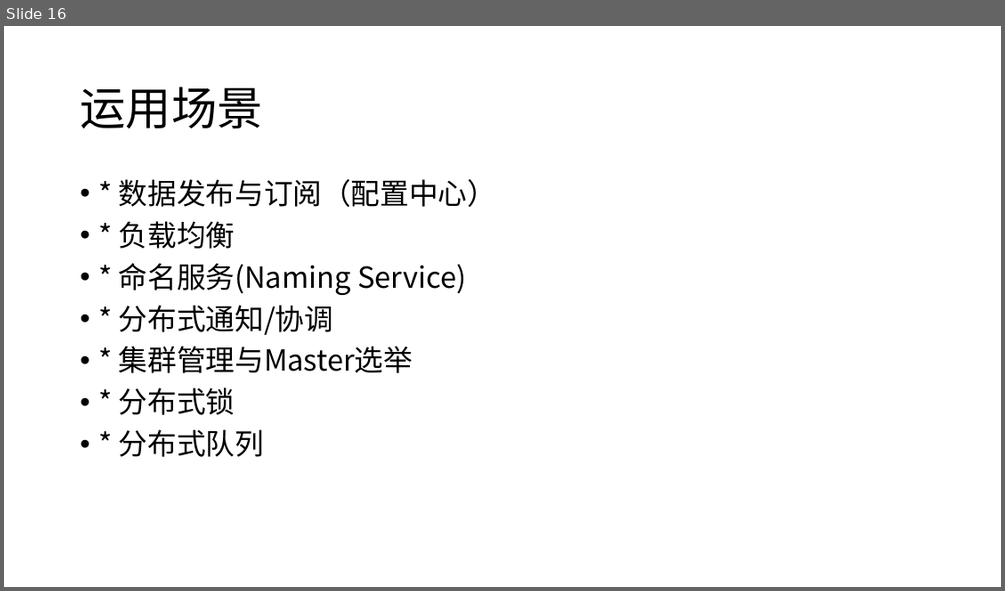
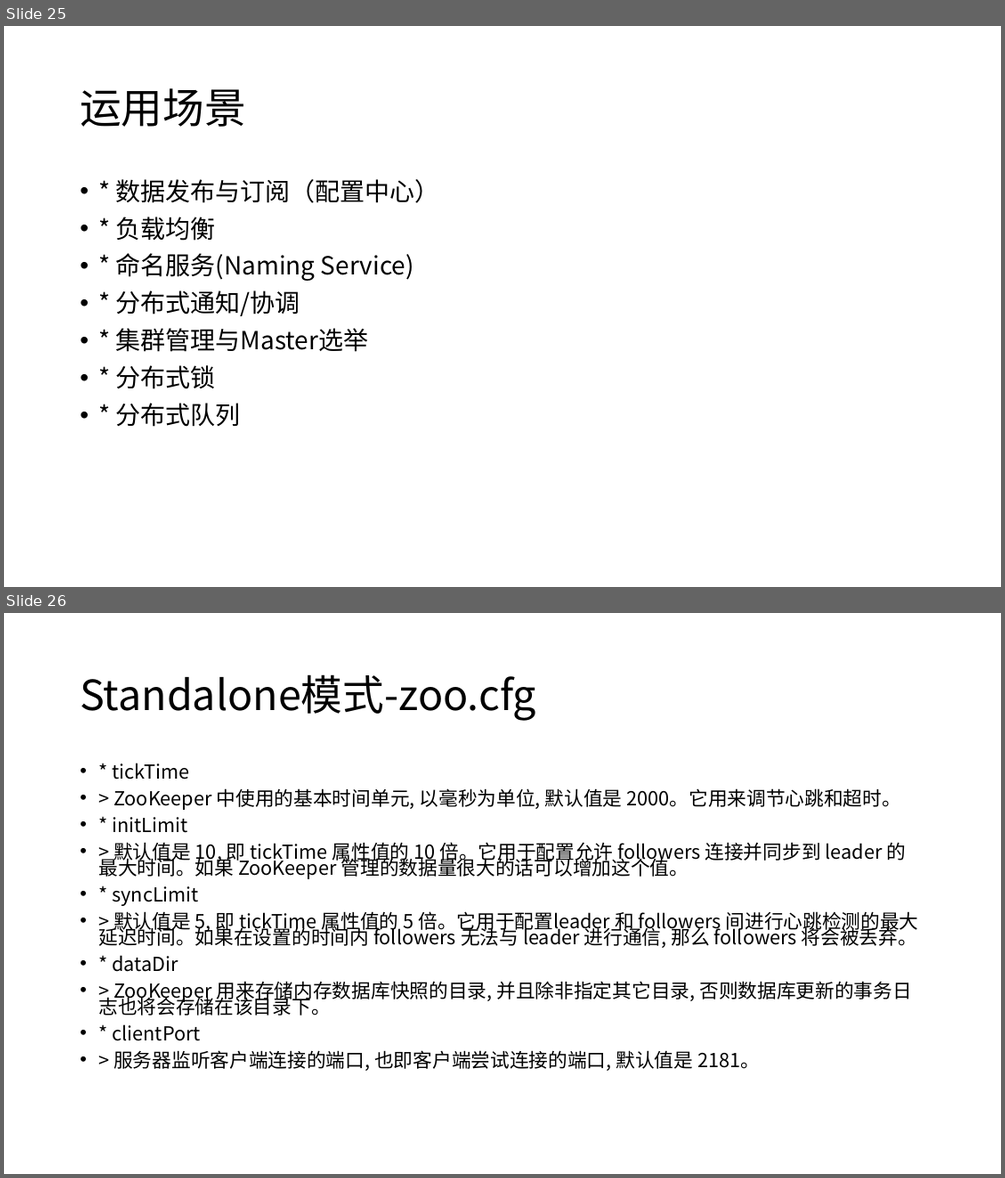
Before and after one commit to moxingwang/zookeeper, a slide deck: zookeeper.pptx. Shown one above the other, each under a label of ours: slide 16 before the commit, slides 25 and 26 after it. The pictures are 1005x591 and 1005x1178 pixels, drawn with LibreOffice and Linux fonts; fonts in the diff are those of the drawing. Boxes give left, top, right and bottom in pixels: in the first picture for what was removed or moved away, otherwise in the second. Text is boxed around its words. In the diff, an @@ line names an element or a change of style, - is before the commit and + after.

```diff
--- a/zookeeper.pptx
+++ b/zookeeper.pptx
@@ slide 26 added at box(4, 613, 1001, 1174), background #FFFFFF @@
@@ title added at box(80, 674, 535, 721), 40 pt, text #000000 @@
+Standalone模式-zoo.cfg
@@ text added at box(98, 763, 919, 1070), 18.6 pt, text #000000 @@
+• * tickTime
+• > ZooKeeper 中使用的基本时间单元, 以毫秒为单位, 默认值是 2000。它用来调节心跳和超时。
+• * initLimit
+• > 默认值是 10, 即 tickTime 属性值的 10 倍。它用于配置允许 followers 连接并同步到 leader 的最大时间。如果 ZooKeeper 管理的数据量很大的话可以增加这个值。
+• * syncLimit
+• > 默认值是 5, 即 tickTime 属性值的 5 倍。它用于配置leader 和 followers 间进行心跳检测的最大延迟时间。如果在设置的时间内 followers 无法与 leader 进行通信, 那么 followers 将会被丢弃。
+• * dataDir
+• > ZooKeeper 用来存储内存数据库快照的目录, 并且除非指定其它目录, 否则数据库更新的事务日志也将会存储在该目录下。
+• * clientPort
+• > 服务器监听客户端连接的端口, 也即客户端尝试连接的端口, 默认值是 2181。
@@ what was slide 16 is now slide 25 @@
@@ slide 25 changed as well @@
@@ title "运用场景" at box(80, 88, 245, 127): size 44 to 40 pt @@
@@ text "* 数据发布与订阅（配置中心）" at box(116, 179, 440, 426): size 28 to 24 pt @@
```
Also in this commit, not shown: 21 other slides changed, 28 other slides added, 2 slides removed, 1 other file.
